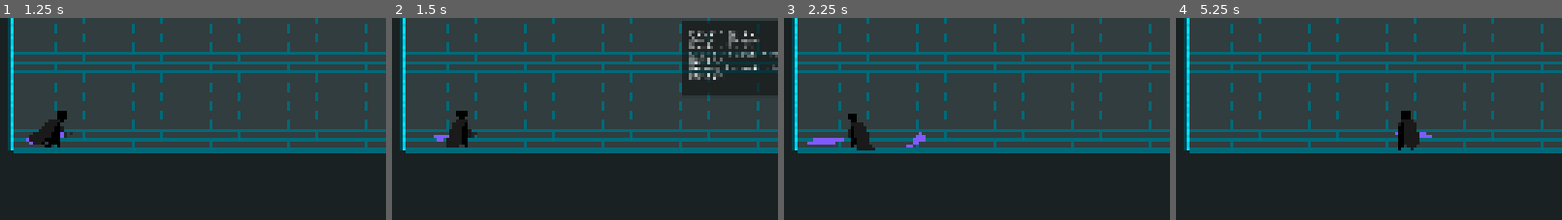
Above: before the commit, frames 1-4 (left to right).
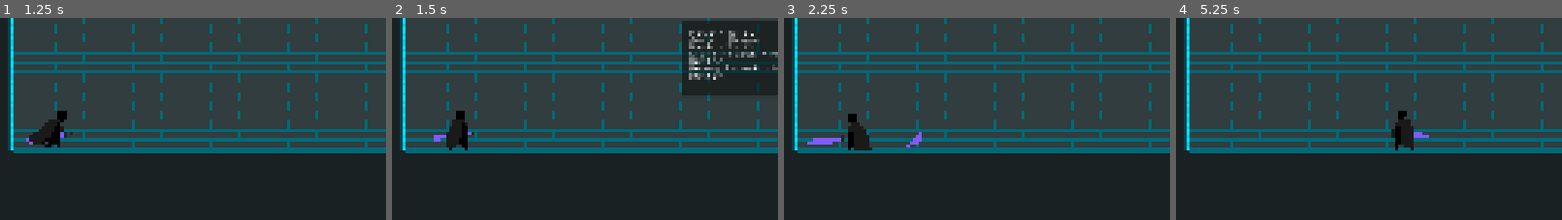
Above: after the commit, the same moments.

Repository: AnejMajnik/soulsvania
Game: Godot game, scene res://scenes/boss_fight_2.tscn
The game is run twice, just before and just after one commit, with the same random seed, the same clock (stepped at 60 frames per second) and the same inputs. Sound files missing from this copy of the repository are replaced by a short silence.
Inputs (mouse positions are % of the whole screen's width and height, from its top left):
- Up to frame 1 (1.25 s): tap Enter at 0.5 s; move the mouse to (72, 48) at 0.52 s; hold D (move_right) from 0.53 s (still down); click (72, 48) at 0.6 s; tap Space (jump) at 0.77 s
- Up to frame 2 (1.5 s): release D (move_right) at 1.25 s; click (3, 6) at 1.25 s
- Up to frame 3 (2.25 s): tap Space (jump) at 2 s; move the mouse to (30, 59) at 2.02 s; hold D (move_right) from 2.03 s (still down); click (30, 59) at 2.1 s
- Up to frame 4 (5.25 s): tap Space (jump) at 2.27, 3.77, 4.52 s; move the mouse to (60, 30) at 2.77 s; release D (move_right) at 2.78 s; hold A (move_left) 2.78-3.53 s; right-click (60, 30) at 2.85 s; click (60, 30) at 3.05 s; move the mouse to (45, 75) at 3.52 s; hold D (move_right) 3.53-5.03 s; tap Shift (dash) at 3.6 s; click (45, 75) at 3.8 s; move the mouse to (80, 70) at 4.27 s; click (80, 70) at 4.35 s; move the mouse to (20, 38) at 5.02 s; hold A (move_left) from 5.03 s (still down); click (20, 38) at 5.1 s
The pictures show only the part of the screen within x 1-51%, y 44-94%; the shares and areas given below are measured in that part.

Frame 1 is identical in both runs. In frame 2, 0.3% of the frame differs, in the area x 10-23%, y 45-66%; in frame 3, 0.3%; in frame 4, 0.6%, in the area x 55-67%, y 45-66%.

Commit message:
Added a new attack, aoe

Diff:
--- /dev/null
+++ b/resources/attack_data/attack_aoe_data.tres
@@ -0,0 +1,12 @@
+[gd_resource type="Resource" script_class="AttackData" format=3 uid="uid://bew6im0tvkgb4"]
+
+[ext_resource type="Script" uid="uid://bsa1gy632yh48" path="res://scripts/reaper_boss/attack_data.gd" id="1_rrm42"]
+
+[resource]
+script = ExtResource("1_rrm42")
+stamina_cost = 20.0
+damage = 10
+animation_name = &"attack_aoe"
+max_range = 50.0
+ideal_range = 10.0
+metadata/_custom_type_script = "uid://bsa1gy632yh48"
--- a/resources/attack_data/attack_combo_data.tres
+++ b/resources/attack_data/attack_combo_data.tres
@@ -4,9 +4,10 @@
 
 [resource]
 script = ExtResource("1_77xm5")
-stamina_cost = 20.0
+stamina_cost = 12.0
 damage = 10
 animation_name = &"attack_combo"
+min_range = 40.0
 max_range = 85.0
 ideal_range = 60.0
 metadata/_custom_type_script = "uid://bsa1gy632yh48"
--- a/resources/attack_data/attack_teleport_data.tres
+++ b/resources/attack_data/attack_teleport_data.tres
@@ -4,7 +4,7 @@
 
 [resource]
 script = ExtResource("1_cpuba")
-stamina_cost = 30.0
+stamina_cost = 20.0
 damage = 20
 animation_name = &"attack_teleport"
 min_range = 150.0
--- a/scenes/bosses/reaper_boss/reaper_boss.tscn
+++ b/scenes/bosses/reaper_boss/reaper_boss.tscn
@@ -17,12 +17,53 @@
 [ext_resource type="Script" uid="uid://60midalrigh2" path="res://scripts/reaper_boss/behavior_tree/action_idle.gd" id="11_ham4e"]
 [ext_resource type="Resource" uid="uid://b4xfqmexev205" path="res://resources/attack_data/attack_combo_data.tres" id="11_phou2"]
 [ext_resource type="Resource" uid="uid://dp68rhcfob6fa" path="res://resources/attack_data/attack_teleport_data.tres" id="12_oior6"]
+[ext_resource type="Resource" uid="uid://bew6im0tvkgb4" path="res://resources/attack_data/attack_aoe_data.tres" id="13_phou2"]
 
 [sub_resource type="ShaderMaterial" id="ShaderMaterial_qblgn"]
 shader = ExtResource("2_53llj")
 shader_parameter/flash_color = Color(1, 1, 1, 1)
 shader_parameter/flash_amount = 0.0
 
+[sub_resource type="AtlasTexture" id="AtlasTexture_lr4gd"]
+atlas = ExtResource("2_qblgn")
+region = Rect2(0, 384, 128, 128)
+
+[sub_resource type="AtlasTexture" id="AtlasTexture_2e1fm"]
+atlas = ExtResource("2_qblgn")
+region = Rect2(128, 384, 128, 128)
+
+[sub_resource type="AtlasTexture" id="AtlasTexture_ou3ds"]
+atlas = ExtResource("2_qblgn")
+region = Rect2(256, 384, 128, 128)
+
+[sub_resource type="AtlasTexture" id="AtlasTexture_5tsl2"]
+atlas = ExtResource("2_qblgn")
+region = Rect2(384, 384, 128, 128)
+
+[sub_resource type="AtlasTexture" id="AtlasTexture_kc22u"]
+atlas = ExtResource("2_qblgn")
+region = Rect2(512, 384, 128, 128)
+
+[sub_resource type="AtlasTexture" id="AtlasTexture_gxkgd"]
+atlas = ExtResource("2_qblgn")
+region = Rect2(640, 384, 128, 128)
+
+[sub_resource type="AtlasTexture" id="AtlasTexture_v6ior"]
+atlas = ExtResource("2_qblgn")
+region = Rect2(768, 384, 128, 128)
+
+[sub_resource type="AtlasTexture" id="AtlasTexture_a3nce"]
+atlas = ExtResource("2_qblgn")
+region = Rect2(896, 384, 128, 128)
+
+[sub_resource type="AtlasTexture" id="AtlasTexture_4ckwc"]
+atlas = ExtResource("2_qblgn")
+region = Rect2(1024, 384, 128, 128)
+
+[sub_resource type="AtlasTexture" id="AtlasTexture_bn55q"]
+atlas = ExtResource("2_qblgn")
+region = Rect2(1152, 384, 128, 128)
+
 [sub_resource type="AtlasTexture" id="AtlasTexture_yu1bn"]
 atlas = ExtResource("2_qblgn")
 region = Rect2(0, 256, 128, 128)
@@ -45,99 +86,99 @@
 
 [sub_resource type="AtlasTexture" id="AtlasTexture_oior6"]
 atlas = ExtResource("2_qblgn")
-region = Rect2(0, 384, 128, 128)
+region = Rect2(0, 512, 128, 128)
 
 [sub_resource type="AtlasTexture" id="AtlasTexture_phou2"]
 atlas = ExtResource("2_qblgn")
-region = Rect2(128, 384, 128, 128)
+region = Rect2(128, 512, 128, 128)
 
 [sub_resource type="AtlasTexture" id="AtlasTexture_4fqyk"]
 atlas = ExtResource("2_qblgn")
-region = Rect2(256, 384, 128, 128)
+region = Rect2(256, 512, 128, 128)
 
 [sub_resource type="AtlasTexture" id="AtlasTexture_4bigi"]
 atlas = ExtResource("2_qblgn")
-region = Rect2(384, 384, 128, 128)
+region = Rect2(384, 512, 128, 128)
 
 [sub_resource type="AtlasTexture" id="AtlasTexture_yw477"]
 atlas = ExtResource("2_qblgn")
-region = Rect2(512, 384, 128, 128)
+region = Rect2(512, 512, 128, 128)
 
 [sub_resource type="AtlasTexture" id="AtlasTexture_pjjne"]
 atlas = ExtResource("2_qblgn")
-region = Rect2(640, 384, 128, 128)
+region = Rect2(640, 512, 128, 128)
 
 [sub_resource type="AtlasTexture" id="AtlasTexture_64w0e"]
 atlas = ExtResource("2_qblgn")
-region = Rect2(768, 384, 128, 128)
+region = Rect2(768, 512, 128, 128)
 
 [sub_resource type="AtlasTexture" id="AtlasTexture_ej36b"]
 atlas = ExtResource("2_qblgn")
-region = Rect2(896, 384, 128, 128)
+region = Rect2(896, 512, 128, 128)
 
 [sub_resource type="AtlasTexture" id="AtlasTexture_ovho8"]
 atlas = ExtResource("2_qblgn")
-region = Rect2(1024, 384, 128, 128)
+region = Rect2(1024, 512, 128, 128)
 
 [sub_resource type="AtlasTexture" id="AtlasTexture_juskv"]
 atlas = ExtResource("2_qblgn")
-region = Rect2(1152, 384, 128, 128)
+region = Rect2(1152, 512, 128, 128)
 
 [sub_resource type="AtlasTexture" id="AtlasTexture_roia0"]
 atlas = ExtResource("2_qblgn")
-region = Rect2(1280, 384, 128, 128)
+region = Rect2(1280, 512, 128, 128)
 
 [sub_resource type="AtlasTexture" id="AtlasTexture_llr8d"]
 atlas = ExtResource("2_qblgn")
-region = Rect2(1408, 384, 128, 128)
+region = Rect2(1408, 512, 128, 128)
 
 [sub_resource type="AtlasTexture" id="AtlasTexture_g6yh2"]
 atlas = ExtResource("2_qblgn")
-region = Rect2(1536, 384, 128, 128)
+region = Rect2(1536, 512, 128, 128)
 
 [sub_resource type="AtlasTexture" id="AtlasTexture_351c0"]
 atlas = ExtResource("2_qblgn")
-region = Rect2(1664, 384, 128, 128)
+region = Rect2(1664, 512, 128, 128)
 
 [sub_resource type="AtlasTexture" id="AtlasTexture_3c5kl"]
 atlas = ExtResource("2_qblgn")
-region = Rect2(1792, 384, 128, 128)
+region = Rect2(1792, 512, 128, 128)
 
 [sub_resource type="AtlasTexture" id="AtlasTexture_l18q7"]
 atlas = ExtResource("2_qblgn")
-region = Rect2(1920, 384, 128, 128)
+region = Rect2(1920, 512, 128, 128)
 
 [sub_resource type="AtlasTexture" id="AtlasTexture_7o3nd"]
 atlas = ExtResource("2_qblgn")
-region = Rect2(2048, 384, 128, 128)
+region = Rect2(2048, 512, 128, 128)
 
 [sub_resource type="AtlasTexture" id="AtlasTexture_bi8qv"]
 atlas = ExtResource("2_qblgn")
-region = Rect2(2176, 384, 128, 128)
+region = Rect2(2176, 512, 128, 128)
 
 [sub_resource type="AtlasTexture" id="AtlasTexture_r4xm2"]
 atlas = ExtResource("2_qblgn")
-region = Rect2(2304, 384, 128, 128)
+region = Rect2(2304, 512, 128, 128)
 
 [sub_resource type="AtlasTexture" id="AtlasTexture_wx1r0"]
 atlas = ExtResource("2_qblgn")
-region = Rect2(2432, 384, 128, 128)
+region = Rect2(2432, 512, 128, 128)
 
 [sub_resource type="AtlasTexture" id="AtlasTexture_slhv0"]
 atlas = ExtResource("2_qblgn")
-region = Rect2(2560, 384, 128, 128)
+region = Rect2(2560, 512, 128, 128)
 
 [sub_resource type="AtlasTexture" id="AtlasTexture_nggod"]
 atlas = ExtResource("2_qblgn")
-region = Rect2(2688, 384, 128, 128)
+region = Rect2(2688, 512, 128, 128)
 
 [sub_resource type="AtlasTexture" id="AtlasTexture_7fkno"]
 atlas = ExtResource("2_qblgn")
-region = Rect2(2816, 384, 128, 128)
+region = Rect2(2816, 512, 128, 128)
 
 [sub_resource type="AtlasTexture" id="AtlasTexture_81gv2"]
 atlas = ExtResource("2_qblgn")
-region = Rect2(2944, 384, 128, 128)
+region = Rect2(2944, 512, 128, 128)
 
 [sub_resource type="AtlasTexture" id="AtlasTexture_53llj"]
 atlas = ExtResource("2_qblgn")
@@ -173,6 +214,41 @@
 
 [sub_resource type="SpriteFrames" id="SpriteFrames_nrent"]
 animations = [{
+"frames": [{
+"duration": 1.0,
+"texture": SubResource("AtlasTexture_lr4gd")
+}, {
+"duration": 1.0,
+"texture": SubResource("AtlasTexture_2e1fm")
+}, {
+"duration": 1.0,
+"texture": SubResource("AtlasTexture_ou3ds")
+}, {
+"duration": 1.0,
+"texture": SubResource("AtlasTexture_5tsl2")
+}, {
+"duration": 1.0,
+"texture": SubResource("AtlasTexture_kc22u")
+}, {
+"duration": 1.0,
+"texture": SubResource("AtlasTexture_gxkgd")
+}, {
+"duration": 1.0,
+"texture": SubResource("AtlasTexture_v6ior")
+}, {
+"duration": 1.0,
+"texture": SubResource("AtlasTexture_a3nce")
+}, {
+"duration": 1.0,
+"texture": SubResource("AtlasTexture_4ckwc")
+}, {
+"duration": 1.0,
+"texture": SubResource("AtlasTexture_bn55q")
+}],
+"loop": 0,
+"name": &"attack_aoe",
+"speed": 5.0
+}, {
 "frames": [{
 "duration": 1.0,
 "texture": SubResource("AtlasTexture_yu1bn")
@@ -330,6 +406,54 @@
 "transitions": PackedFloat32Array(1),
 "update": 1,
 "values": [0]
+}
+
+[sub_resource type="Animation" id="Animation_oior6"]
+resource_name = "attack_aoe"
+step = 0.1
+tracks/0/type = "value"
+tracks/0/imported = false
+tracks/0/enabled = true
+tracks/0/path = NodePath("AnimatedSprite2D:animation")
+tracks/0/interp = 1
+tracks/0/loop_wrap = true
+tracks/0/keys = {
+"times": PackedFloat32Array(0),
+"transitions": PackedFloat32Array(1),
+"update": 1,
+"values": [&"attack_aoe"]
+}
+tracks/1/type = "value"
+tracks/1/imported = false
+tracks/1/enabled = true
+tracks/1/path = NodePath("AnimatedSprite2D:frame")
+tracks/1/interp = 1
+tracks/1/loop_wrap = true
+tracks/1/keys = {
+"times": PackedFloat32Array(0, 0.1, 0.2, 0.3, 0.5, 0.6, 0.7, 0.8, 0.9),
+"transitions": PackedFloat32Array(1, 1, 1, 1, 1, 1, 1, 1, 1),
+"update": 1,
+"values": [0, 1, 2, 3, 4, 5, 7, 8, 9]
+}
+tracks/2/type = "method"
+tracks/2/imported = false
+tracks/2/enabled = true
+tracks/2/path = NodePath("BehaviorTree/SequenceAttack/ActionAttack")
+tracks/2/interp = 1
+tracks/2/loop_wrap = true
+tracks/2/keys = {
+"times": PackedFloat32Array(0.5, 0.7, 1),
+"transitions": PackedFloat32Array(1, 1, 1),
+"values": [{
+"args": [],
+"method": &"deal_damage_aoe"
+}, {
+"args": [],
+"method": &"deal_damage_aoe"
+}, {
+"args": [],
+"method": &"attack_anim_finished"
+}]
 }
 
 [sub_resource type="Animation" id="Animation_jiko1"]
@@ -421,7 +545,7 @@
 tracks/1/interp = 1
 tracks/1/loop_wrap = true
 tracks/1/keys = {
-"times": PackedFloat32Array(0, 0.06666667, 0.13333334, 0.2, 0.26666668, 0.33333334, 0.4, 0.46666667, 0.5333333, 0.6, 0.6666666, 0.73333335, 0.79999995, 0.8666667, 0.9333333, 1.0666666, 1.1333333, 1.1999999, 1.2666667, 1.3333333, 1.4, 1.4666666),
+"times": PackedFloat32Array(0, 0.06666667, 0.13333334, 0.20000002, 0.26666668, 0.33333334, 0.40000004, 0.5333333, 0.59999996, 0.6666666, 0.73333335, 0.8, 0.8666667, 0.9333333, 1, 1.0666667, 1.1333333, 1.2, 1.2666667, 1.3333334, 1.4, 1.4666666),
 "transitions": PackedFloat32Array(1, 1, 1, 1, 1, 1, 1, 1, 1, 1, 1, 1, 1, 1, 1, 1, 1, 1, 1, 1, 1, 1),
 "update": 1,
 "values": [0, 1, 2, 3, 4, 5, 6, 9, 10, 11, 12, 13, 14, 15, 16, 17, 18, 19, 20, 21, 22, 23]
@@ -510,6 +634,7 @@
 [sub_resource type="AnimationLibrary" id="AnimationLibrary_jiko1"]
 _data = {
 &"RESET": SubResource("Animation_njlho"),
+&"attack_aoe": SubResource("Animation_oior6"),
 &"attack_combo": SubResource("Animation_jiko1"),
 &"attack_teleport": SubResource("Animation_lr4gd"),
 &"idle": SubResource("Animation_ham4e"),
@@ -549,7 +674,14 @@
 collision_mask = 2
 
 [node name="CollisionPolygon2D" type="CollisionPolygon2D" parent="AttackTeleportArea2D" unique_id=1389437605]
-polygon = PackedVector2Array(5, -41, -11, -42, 0, 34, 25, 30, 36, 4, 31, -25, 29, -28)
+polygon = PackedVector2Array(4, -42, -11, -43, 0, 35, 26, 33, 47, 9, 51, -8, 45, -21, 22, -39)
+
+[node name="AttackAoeArea2D" type="Area2D" parent="." unique_id=1898563490]
+unique_name_in_owner = true
+collision_mask = 2
+
+[node name="CollisionPolygon2D" type="CollisionPolygon2D" parent="AttackAoeArea2D" unique_id=32402174]
+polygon = PackedVector2Array(34, 20, -35, 20, -33, 15, 31, 15)
 
 [node name="Sounds" type="Node2D" parent="." unique_id=1101772304]
 
@@ -584,7 +716,7 @@
 
 [node name="ActionSelectAttack" type="Node" parent="BehaviorTree/SequenceAttack" unique_id=1293671062]
 script = ExtResource("9_oior6")
-attacks = Array[ExtResource("10_kynmp")]([ExtResource("11_phou2"), ExtResource("12_oior6")])
+attacks = Array[ExtResource("10_kynmp")]([ExtResource("11_phou2"), ExtResource("12_oior6"), ExtResource("13_phou2")])
 metadata/_custom_type_script = "uid://dc8g47p2847ar"
 
 [node name="ActionAttack" type="Node" parent="BehaviorTree/SequenceAttack" unique_id=52633068]
--- a/scripts/player.gd
+++ b/scripts/player.gd
@@ -1,7 +1,7 @@
 class_name Player extends CharacterBody2D
 
 # Variables
-@export var SPEED = 200.0
+@export var SPEED = 180.0
 @export var ACCELERATION_SPEED = 25
 @export var DECCELERATION_SPEED = 20
 @export var JUMP_VELOCITY = -275.0
--- a/scripts/reaper_boss/behavior_tree/action_attack.gd
+++ b/scripts/reaper_boss/behavior_tree/action_attack.gd
@@ -4,6 +4,8 @@
 @onready var boss = Autoload.boss_node
 @onready var player = Autoload.player_node
 @onready var attack_combo_area: Area2D = %AttackComboArea2D
+@onready var attack_aoe_area: Area2D = %AttackAoeArea2D
+@onready var attack_teleport_area: Area2D = %AttackTeleportArea2D
 
 var started: bool = false
 var animation_finished: bool = false
@@ -13,7 +15,7 @@
 @export var DECCELERATION_SPEED: int = 20
 @export var LUNGE_SPEED: int = 250
 
-@export var teleport_offset: float = 40.0
+@export var teleport_offset: float = 20.0
 
 func teleport_behind_player() -> void:
 	var player_facing = player.get_current_direction()
@@ -30,7 +32,12 @@
 			body.take_damage(attack_data.damage)
 
 func deal_damage_teleport():
-	for body in attack_combo_area.get_overlapping_bodies():
+	for body in attack_teleport_area.get_overlapping_bodies():
+		if body.is_in_group("player"):
+			body.take_damage(attack_data.damage)
+
+func deal_damage_aoe():
+	for body in attack_aoe_area.get_overlapping_bodies():
 		if body.is_in_group("player"):
 			body.take_damage(attack_data.damage)
 
--- a/scripts/reaper_boss/reaper_boss.gd
+++ b/scripts/reaper_boss/reaper_boss.gd
@@ -16,6 +16,7 @@
 
 @onready var attack_combo_area: Area2D = %AttackComboArea2D
 @onready var attack_teleport_area: Area2D = %AttackTeleportArea2D
+@onready var attack_aoe_area: Area2D = %AttackAoeArea2D
 
 signal health_changed(current: float, max: float)
 
@@ -80,12 +81,16 @@
 		attack_combo_area.scale.x = 1
 		attack_teleport_area.position.x = abs(attack_teleport_area.position.x)
 		attack_teleport_area.scale.x = 1
+		attack_aoe_area.position.x = abs(attack_aoe_area.position.x)
+		attack_aoe_area.scale.x = 1
 	elif direction < 0:
 		animated_sprite.flip_h = true
 		attack_combo_area.position.x = -abs(attack_combo_area.position.x)
 		attack_combo_area.scale.x = -1
 		attack_teleport_area.position.x = -abs(attack_teleport_area.position.x)
 		attack_teleport_area.scale.x = -1
+		attack_aoe_area.position.x = -abs(attack_aoe_area.position.x)
+		attack_aoe_area.scale.x = -1
 
 func auto_flip_check():
 	if velocity.x > 0:
@@ -108,3 +113,4 @@
 	refresh_blackboard_values()
 	behavior_tree.tick(delta, blackboard)
 	auto_flip_check()
+	print(animation_player.current_animation)
Binary file changed: assets/spritesheets/reaper.png
Not shown, changed: dev_logs/dev_logs.md
